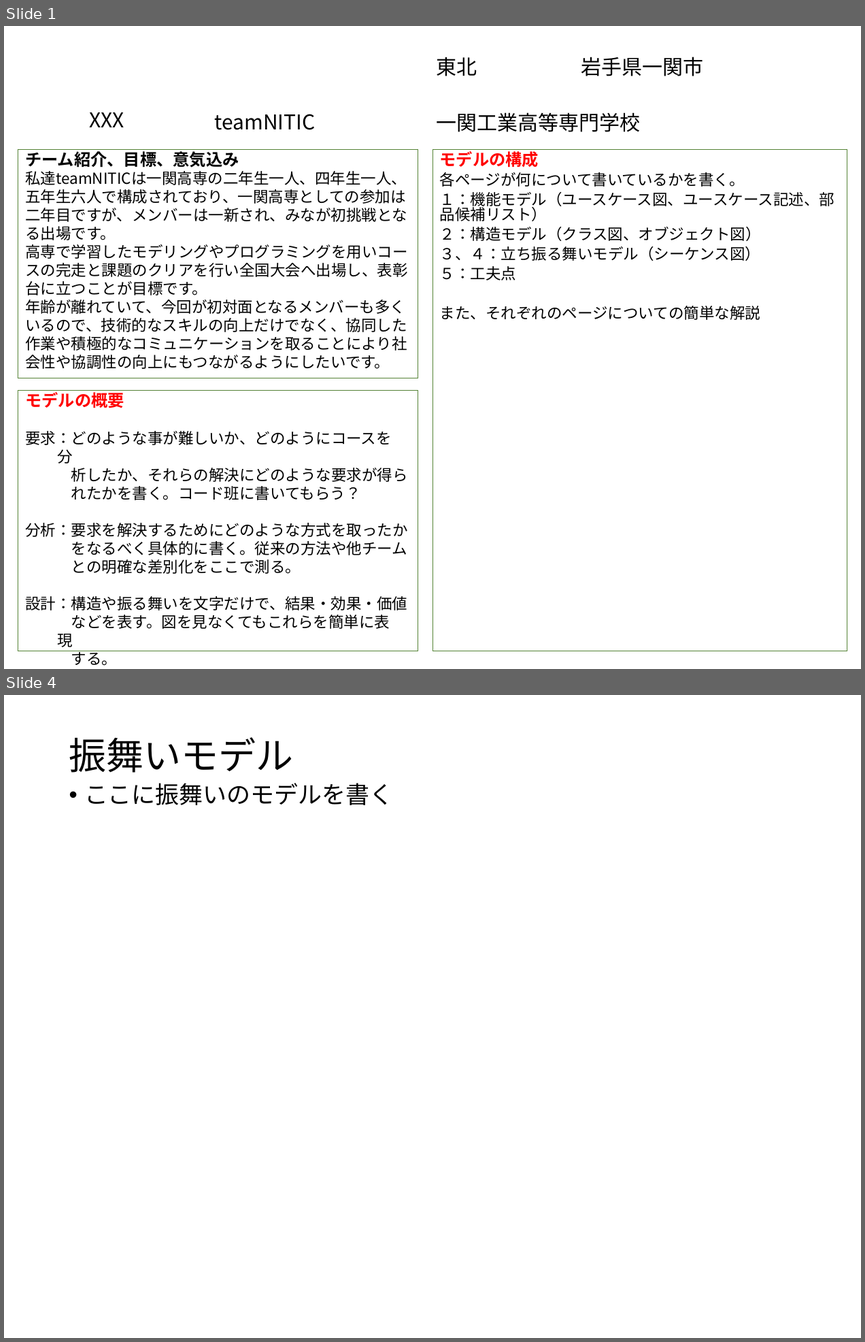
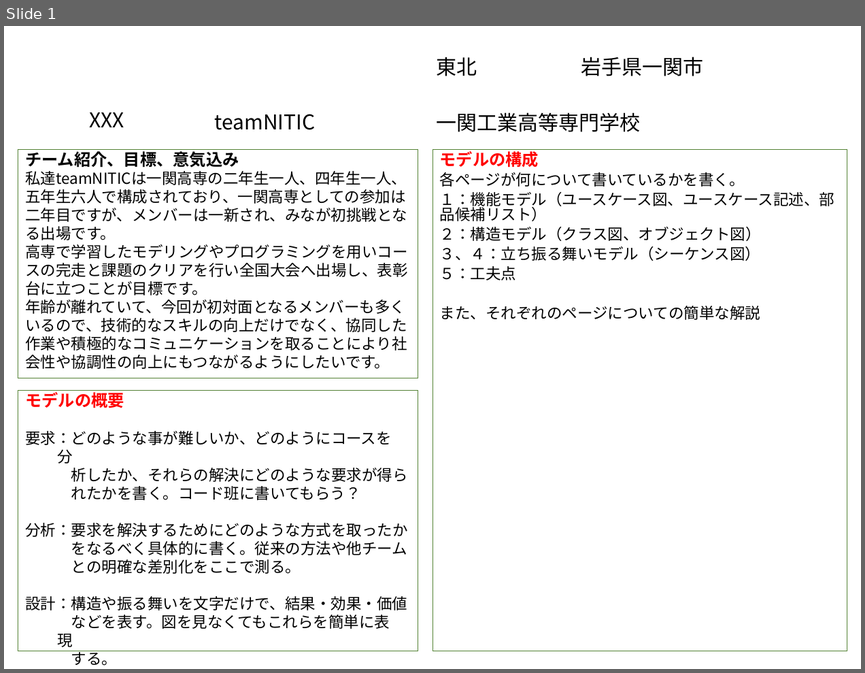
Before and after one commit to akita-lab-2019/model, a slide deck: model_file_template_primary.pptx. Shown one above the other, each under a label of ours: slides 1 and 4 before the commit, slide 1 after it; the slides between them are not shown. The pictures are 865x1342 and 865x673 pixels, drawn with LibreOffice and Linux fonts; fonts in the diff are those of the drawing; background and template pictures are left out. Boxes give left, top, right and bottom in pixels: in the first picture for what was removed or moved away, otherwise in the second. Text is boxed around its words. In the diff, an @@ line names an element or a change of style, - is before the commit and + after.

```diff
--- a/model_file_template_primary.pptx
+++ b/model_file_template_primary.pptx
@@ slide 4 removed at (4,695,861,1338), background #FFFFFF @@
@@ title removed at (69,737,294,773) @@
-振舞いモデル
@@ text removed at (84,783,393,805) @@
-• ここに振舞いのモデルを書く
```
Also in this commit, not shown: 4 slides added, 3 other slides removed.
